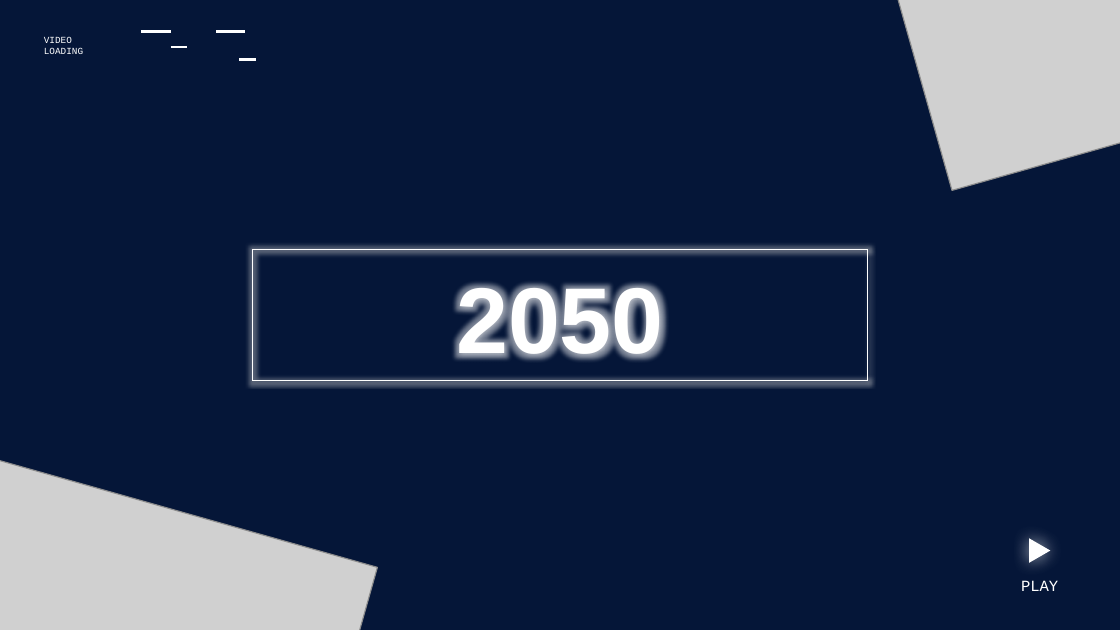
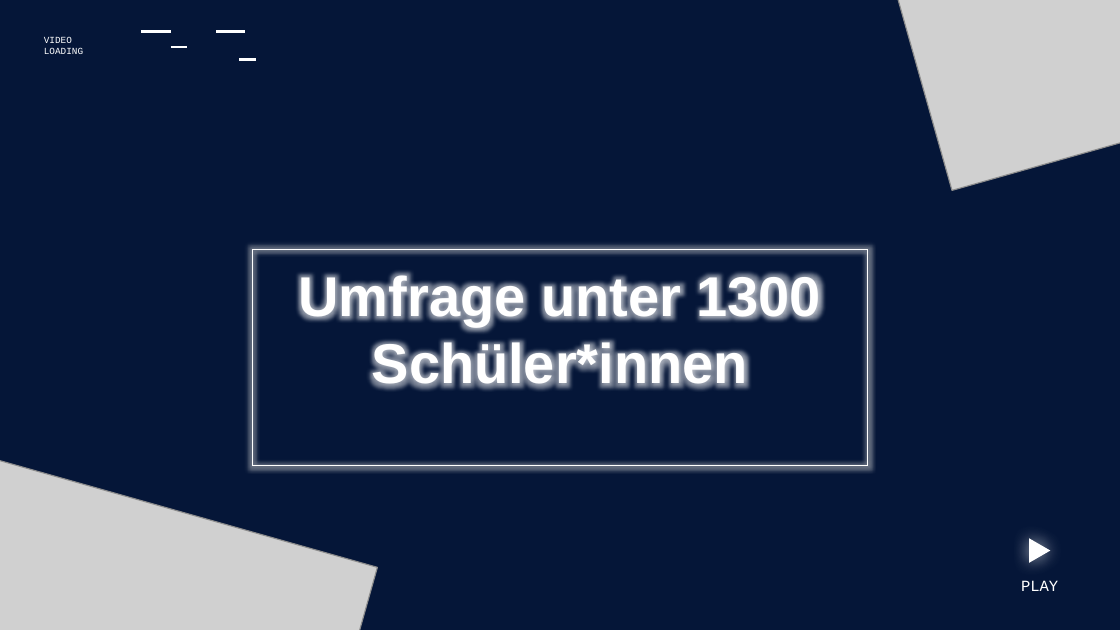
Before and after one commit to Nydery/leotopia, a slide deck: slide 6 of pptx/UmfrageErgebnissePLUSPlatformenUNDDashboard.pptx (slide 3 before the commit). Drawn at 1120x630 pixels with LibreOffice and Linux fonts; fonts in the diff are those of the drawing; grey boxes stand for pictures; background and template pictures are left out. Boxes give left, top, right and bottom in pixels: in the first picture for what was removed or moved away, otherwise in the second. Text is boxed around its words. In the diff, an @@ line names an element or a change of style, - is before the commit and + after.

```diff
--- a/pptx/UmfrageErgebnissePLUSPlatformenUNDDashboard.pptx
+++ b/pptx/UmfrageErgebnissePLUSPlatformenUNDDashboard.pptx
@@ title "Umfrage unter 1300 Schüler*innen": place and size @@
-title "Umfrage unter 1300 Schüler*innen" at <box>252,249,868,381</box>
+title "Umfrage unter 1300 Schüler*innen" at <box>252,249,868,466</box>
@@ title at <box>299,272,822,393</box>: text changed; size 60 to 36 pt @@
-2050
+Umfrage unter 1300 Schüler*innen
```
Also in this commit, not shown: 4 other slides changed, 5 slides added, 1 slide removed.
